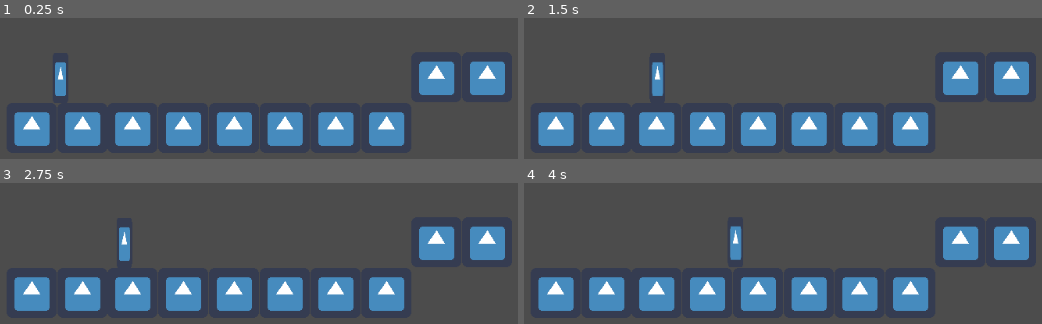
Above: before the commit, frames 1-4 (two rows, left to right).
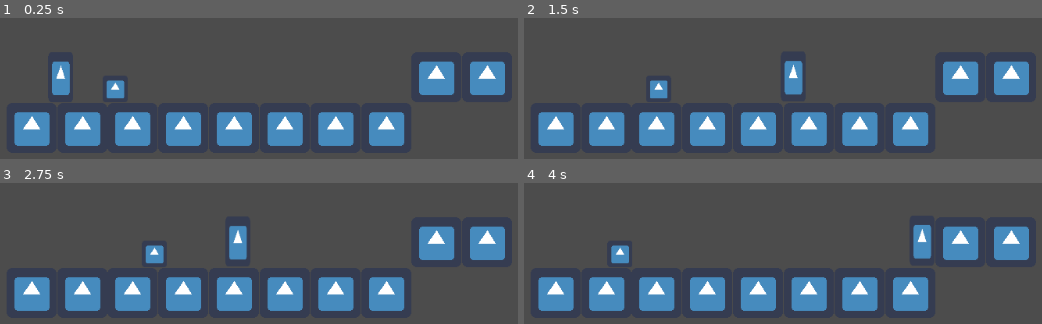
Above: after the commit, the same moments.

Repository: FavouredFool/special-disco
Game: Godot game, scene res://Scenes/Main.tscn
Two runs of this game, one before a commit and one after it. Both use one fixed random seed, a clock stepped at 60 frames per second and the inputs below. The engine's default icon, where the game draws it, is replaced by a stand-in: a white triangle on a blue panel in a dark square.
Inputs:
- Up to frame 1 (0.25 s): no input
- Up to frame 2 (1.5 s): hold D (move_right) from 0.53 s (still down); tap Space (jump) at 0.77 s
- Up to frame 3 (2.75 s): tap Space (jump) at 1.52 s; release D (move_right) at 2.03 s; hold A (move_left) from 2.03 s (still down)
- Up to frame 4 (4 s): release A (move_left) at 2.78 s; hold D (move_right) from 2.78 s (still down); tap Space (jump) at 3.02, 3.77 s

The runs differ from the first frame. In frame 1, 0.9% of the frame differs, in the area x 10-25%, y 30-58%; in frame 2, 1.5%; in frame 3, 1.8%; in frame 4, 1.9%, in the area x 16-79%, y 29-58%.

Commit message:
feat: Added Dog

Diff:
--- /dev/null
+++ b/Scenes/Dog.tscn
@@ -0,0 +1,25 @@
+[gd_scene load_steps=4 format=2]
+
+[ext_resource path="res://icon.png" type="Texture" id=1]
+[ext_resource path="res://Scripts/DogScript.gd" type="Script" id=2]
+
+[sub_resource type="RectangleShape2D" id=1]
+extents = Vector2( 16, 17 )
+
+[node name="Dog" type="KinematicBody2D"]
+collision/safe_margin = 1.0
+script = ExtResource( 2 )
+speed = 100.0
+
+[node name="Sprite" type="Sprite" parent="."]
+position = Vector2( -4.76837e-07, 4.76837e-07 )
+scale = Vector2( 0.5, 0.53125 )
+texture = ExtResource( 1 )
+
+[node name="CollisionShape2D" type="CollisionShape2D" parent="."]
+shape = SubResource( 1 )
+
+[node name="ChangeDirectionTimer" type="Timer" parent="."]
+autostart = true
+
+[connection signal="timeout" from="ChangeDirectionTimer" to="." method="_on_ChangeDirectionTimer_timeout"]
--- a/Scenes/Main.tscn
+++ b/Scenes/Main.tscn
@@ -1,7 +1,8 @@
-[gd_scene load_steps=3 format=2]
+[gd_scene load_steps=4 format=2]
 
 [ext_resource path="res://Scenes/CollisionObject.tscn" type="PackedScene" id=1]
 [ext_resource path="res://Scenes/Player.tscn" type="PackedScene" id=2]
+[ext_resource path="res://Scenes/Dog.tscn" type="PackedScene" id=3]
 
 [node name="Main" type="Node"]
 
@@ -39,3 +40,6 @@
 
 [node name="Player" parent="." instance=ExtResource( 2 )]
 position = Vector2( 185, 374 )
+
+[node name="Dog" parent="." instance=ExtResource( 3 )]
+position = Vector2( 230, 390 )
--- a/Scenes/Player.tscn
+++ b/Scenes/Player.tscn
@@ -4,15 +4,15 @@
 [ext_resource path="res://Scripts/PlayerScript.gd" type="Script" id=2]
 
 [sub_resource type="CapsuleShape2D" id=1]
-height = 44.0
+radius = 16.0
+height = 34.0
 
 [node name="Player" type="KinematicBody2D"]
+collision/safe_margin = 1.0
 script = ExtResource( 2 )
-speed = 100.0
 
 [node name="Sprite" type="Sprite" parent="."]
-position = Vector2( 9.53674e-07, 0 )
-scale = Vector2( 0.3125, 1 )
+scale = Vector2( 0.5, 1 )
 texture = ExtResource( 1 )
 
 [node name="CollisionShape2D" type="CollisionShape2D" parent="."]
--- /dev/null
+++ b/Scripts/DogScript.gd
@@ -0,0 +1,23 @@
+extends KinematicBody2D
+class_name Dog
+
+signal push_player
+
+onready var ChangeDirectionTimer : Timer = $ChangeDirectionTimer
+
+const UP_DIRECTION : Vector2 = Vector2.UP
+
+export var speed : float = 400.0
+export var gravity : float = 4500.0
+
+var _direction : Vector2 = Vector2.RIGHT
+var _velocity : Vector2 = Vector2.ZERO
+
+func _physics_process(delta:float) -> void:
+
+	_velocity.x = _direction.x * speed
+	_velocity.y += gravity * delta
+	_velocity = move_and_slide(_velocity)
+
+func _on_ChangeDirectionTimer_timeout():
+	_direction = -_direction
--- a/Scripts/PlayerScript.gd
+++ b/Scripts/PlayerScript.gd
@@ -1,4 +1,5 @@
 extends KinematicBody2D
+class_name Player
 
 # onready
 onready var CoyoteTimer : Timer = $CoyoteTimer
@@ -37,7 +38,6 @@
 
 	# Get Key Information
 	var is_falling : bool = _velocity.y > 0.0 and not is_on_floor()
-
 	var is_jump_cancelled : bool = Input.is_action_just_released("jump") and _velocity.y < 0.0
 	var is_idling : bool = is_on_floor() and is_zero_approx(_velocity.x)
 	var is_running : bool = is_on_floor() and not is_zero_approx(_velocity.x)
@@ -50,6 +50,5 @@
 
 	_velocity = move_and_slide(_velocity, UP_DIRECTION)
 
-
 func _on_Timer_timeout():
 	_jump_avaliable = false
--- a/project.godot
+++ b/project.godot
@@ -7,6 +7,22 @@
 ;   param=value ; assign values to parameters
 
 config_version=4
+
+_global_script_classes=[ {
+"base": "KinematicBody2D",
+"class": "Dog",
+"language": "GDScript",
+"path": "res://Scripts/DogScript.gd"
+}, {
+"base": "KinematicBody2D",
+"class": "Player",
+"language": "GDScript",
+"path": "res://Scripts/PlayerScript.gd"
+} ]
+_global_script_class_icons={
+"Dog": "",
+"Player": ""
+}
 
 [application]
 
